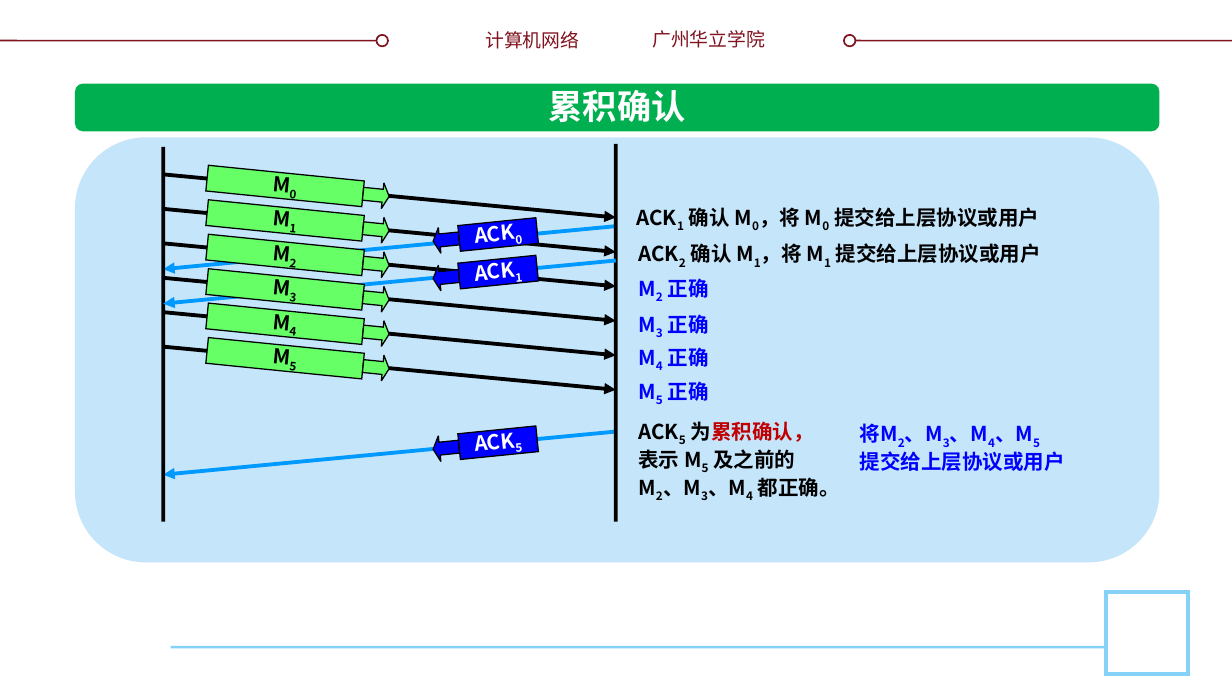
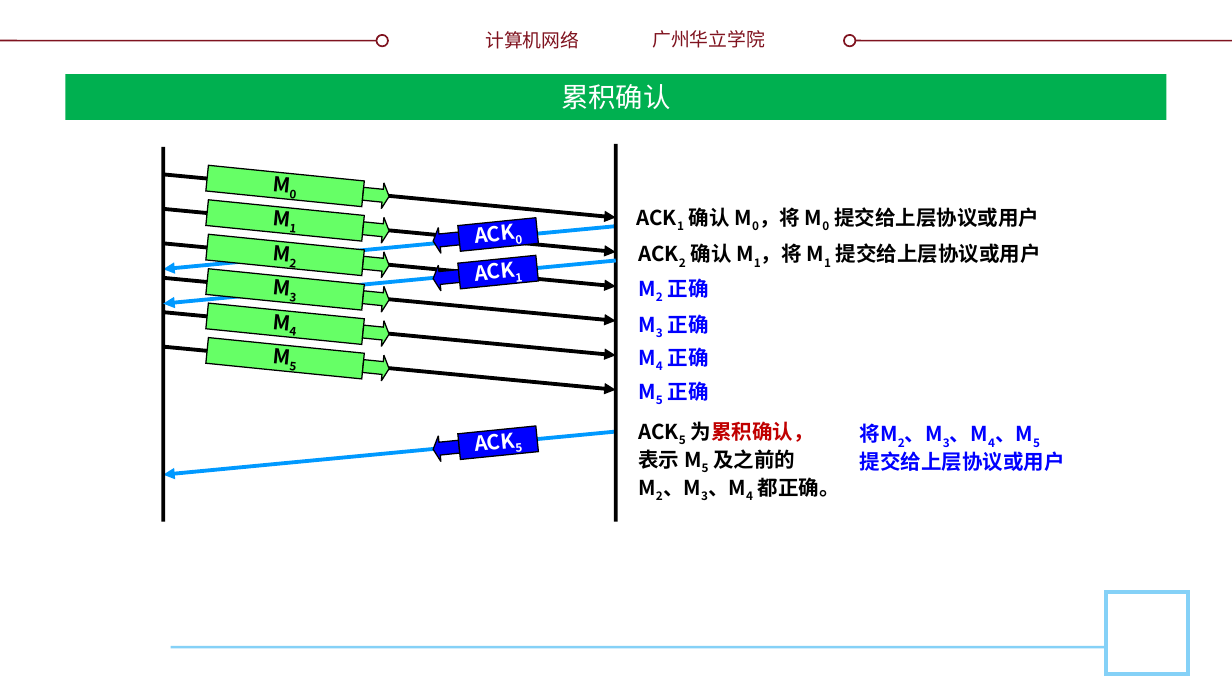
Before and after one commit to glplaman/glplaman.github.io, a slide deck: slide 65 of network/ppt/chap5.pptx (slide 62 before the commit). Drawn at 1232x693 pixels with LibreOffice and Linux fonts; fonts in the diff are those of the drawing; background and template pictures are left out. Boxes give left, top, right and bottom in pixels: in the first picture for what was removed or moved away, otherwise in the second. Text is boxed around its words. In the diff, an @@ line names an element or a change of style, - is before the commit and + after.

```diff
--- a/network/ppt/chap5.pptx
+++ b/network/ppt/chap5.pptx
@@ title "累积确认": place and size @@
-title "累积确认" at bbox=[549, 90, 686, 122]
+title "累积确认" at bbox=[65, 74, 1167, 120]
@@ title "累积确认" at bbox=[65, 74, 1167, 120]: size 20 to 16 pt, font Noto Sans CJK SC to Montserrat, bold off; vertical alignment top to middle; fill none to #00B050 @@
@@ rounded rectangle removed at bbox=[75, 84, 1159, 132] @@
@@ rounded rectangle removed at bbox=[75, 137, 1159, 562] @@
```
Also in this commit, not shown: 40 other slides changed, 3 slides added, 11 other files.
